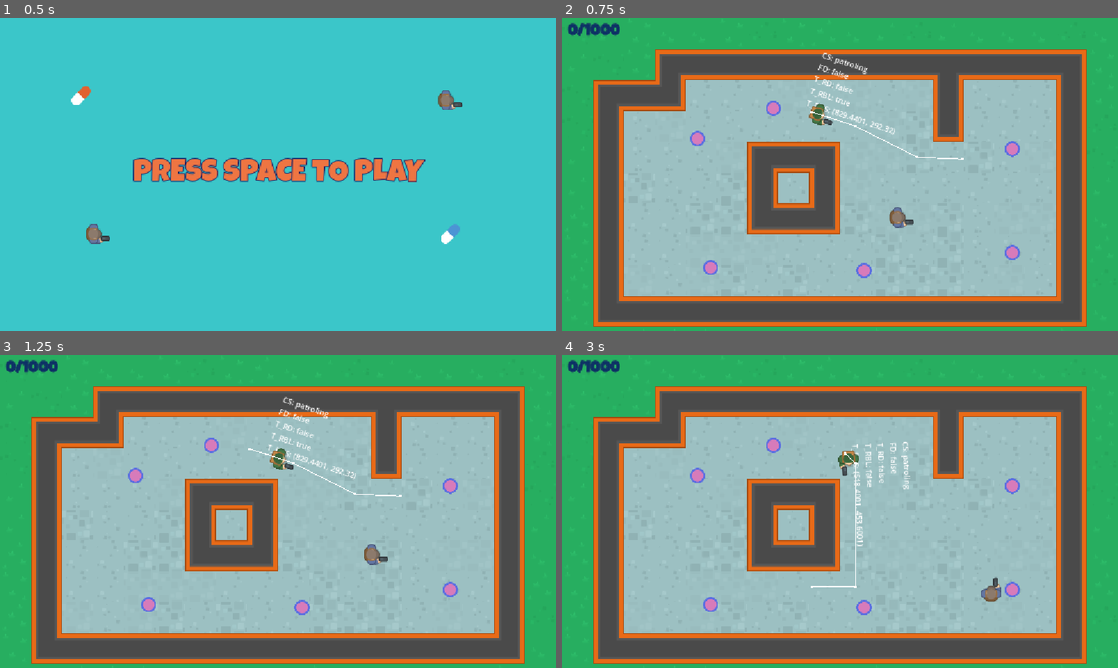
Above: before the commit, frames 1-4 (two rows, left to right).
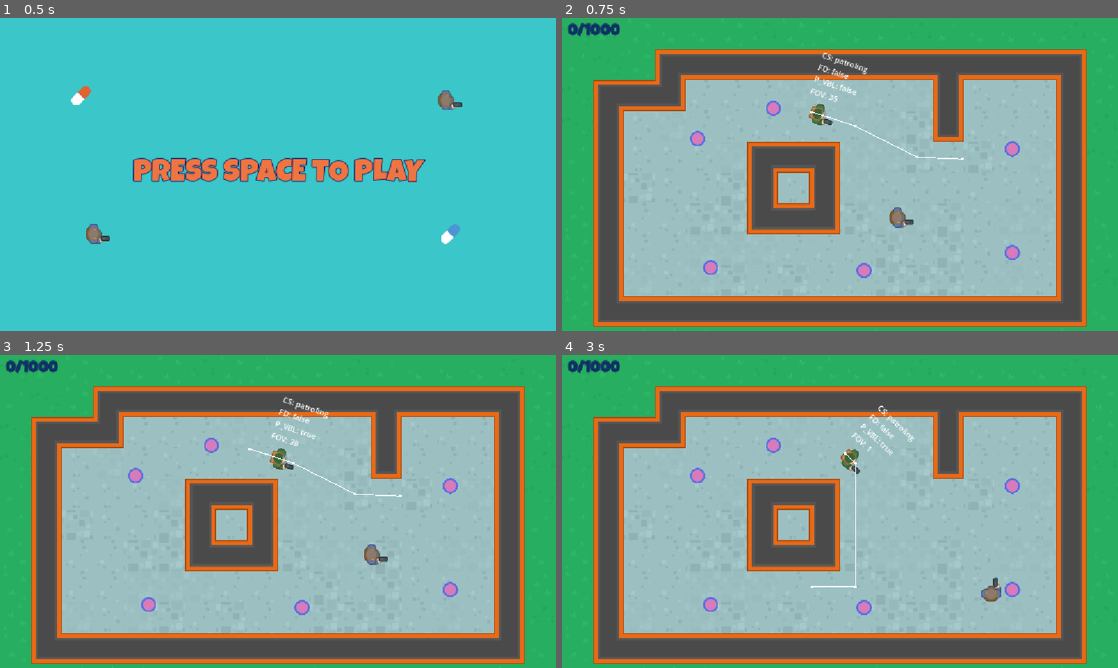
Above: after the commit, the same moments.

Repository: Mathorga/godot_training
Game: Godot game, scene res://scenes/main/main.tscn
Same seed, same stepped clock (60 frames per second), same inputs: the game is played once before the commit and once after it.
Inputs (mouse positions are in pixels of both pictures, inside the frame that each line leads up to):
- Up to frame 1 (0.5 s): no input
- Up to frame 2 (0.75 s): tap Space at 0.5 s; move the mouse to (962, 158) at 0.52 s; hold Right (ui_right) from 0.53 s (still down); click (962, 158) at 0.6 s
- Up to frame 3 (1.25 s): keep holding Right (ui_right); tap Enter (ui_accept) at 0.77 s
- Up to frame 4 (3 s): move the mouse to (728, 527) at 1.27 s; release Right (ui_right) at 1.28 s; hold Down (ui_down) 1.28-2.03 s; click (728, 527) at 1.35 s; tap Enter (ui_accept) at 1.52 s; move the mouse to (895, 442) at 2.02 s; hold Right (ui_right) 2.03-2.78 s; click (895, 442) at 2.1 s; move the mouse to (812, 574) at 2.77 s; hold Up (ui_up) from 2.78 s (still down); click (812, 574) at 2.85 s

Frame 1 is identical in both runs. In frame 2, 0.3% of the frame differs, in the area x 44-60%, y 18-38%; in frame 3, 0.3%; in frame 4, 0.8%, in the area x 49-64%, y 16-62%.

Commit message:
Updated npc on do not mind me

Diff:
--- a/do-not-mind-me/scenes/npc/npc.gd
+++ b/do-not-mind-me/scenes/npc/npc.gd
@@ -9,29 +9,37 @@
 
 const SPEED: float = 100.0
 
+## Field of view in degrees. This is computed left and right, so it actually counts as half fov.
+const FOV: float = 60
+
 @export var patrol_points: NodePath
 
 @onready var debug_label: Label = $DebugLabel
 @onready var nav_agent: NavigationAgent2D = $NavAgent
+@onready var player_detector: RayCast2D = $PlayerDetector
 
 var _current_state: EnemyState = EnemyState.patroling
 var _waypoints: Array[Vector2] = []
 var _current_target: int = 0
+var _player: Player
 
 func _unhandled_input(_event: InputEvent) -> void:
 	if Input.is_action_just_pressed("set_target"):
 		nav_agent.target_position = get_global_mouse_position()
 
 func _ready() -> void:
-	print(nav_agent.is_navigation_finished())
+	_player = get_tree().get_first_node_in_group(Player.GROUP_NAME)
+	if _player == null: queue_free()
+
 	_read_waypoints()
 
 func _physics_process(_delta: float) -> void:
-	_update_movement()
-	_navigate()
+	_process_behavior()
+	_move()
+	_update_raycast()
 	_set_label()
 
-func _update_movement() -> void:
+func _process_behavior() -> void:
 	match _current_state:
 		EnemyState.patroling:
 			_process_patroling()
@@ -50,6 +58,20 @@
 func _process_searching() -> void:
 	pass
 
+func _update_raycast() -> void:
+	player_detector.look_at(_player.global_position)
+
+func _player_visible() -> bool:
+	return player_detector.get_collider() is Player
+
+func _can_see_player() -> bool:
+	return _player_visible() and abs(_get_fov_angle()) < FOV
+
+func _get_fov_angle() -> float:
+	var dir_to_player: Vector2 = global_position.direction_to(_player.global_position)
+	var angle_to_player: float = transform.x.angle_to(dir_to_player)
+	return rad_to_deg(angle_to_player)
+
 func _start_patrol() -> void:
 	if _waypoints.is_empty(): return
 	nav_agent.target_position = _waypoints[_current_target]
@@ -66,7 +88,7 @@
 		if not child is Node2D: break
 		_waypoints.append(child.global_position)
 
-func _navigate() -> void:
+func _move() -> void:
 	if nav_agent.is_navigation_finished():
 		return
 
@@ -79,7 +101,6 @@
 	var label_content: String = ""
 	label_content += "CS: %s\n" % EnemyState.keys()[_current_state]
 	label_content += "FD: %s\n" % nav_agent.is_navigation_finished()
-	label_content += "T_RD: %s\n" % nav_agent.is_target_reached()
-	label_content += "T_RBL: %s\n" % nav_agent.is_target_reachable()
-	label_content += "T_POS: %s\n" % nav_agent.target_position
+	label_content += "P_VBL: %s\n" % _can_see_player()
+	label_content += "FOV: %.0f\n" % _get_fov_angle()
 	debug_label.text = label_content
--- a/do-not-mind-me/scenes/npc/npc.tscn
+++ b/do-not-mind-me/scenes/npc/npc.tscn
@@ -27,7 +27,11 @@
 shape = SubResource("CircleShape2D_sspvn")
 
 [node name="NavAgent" type="NavigationAgent2D" parent="." unique_id=706042698]
+path_desired_distance = 10.0
 debug_enabled = true
 debug_use_custom = true
 debug_path_custom_point_size = 5.0
 debug_path_custom_line_width = 2.0
+
+[node name="PlayerDetector" type="RayCast2D" parent="." unique_id=1070760433]
+target_position = Vector2(400, 0)
